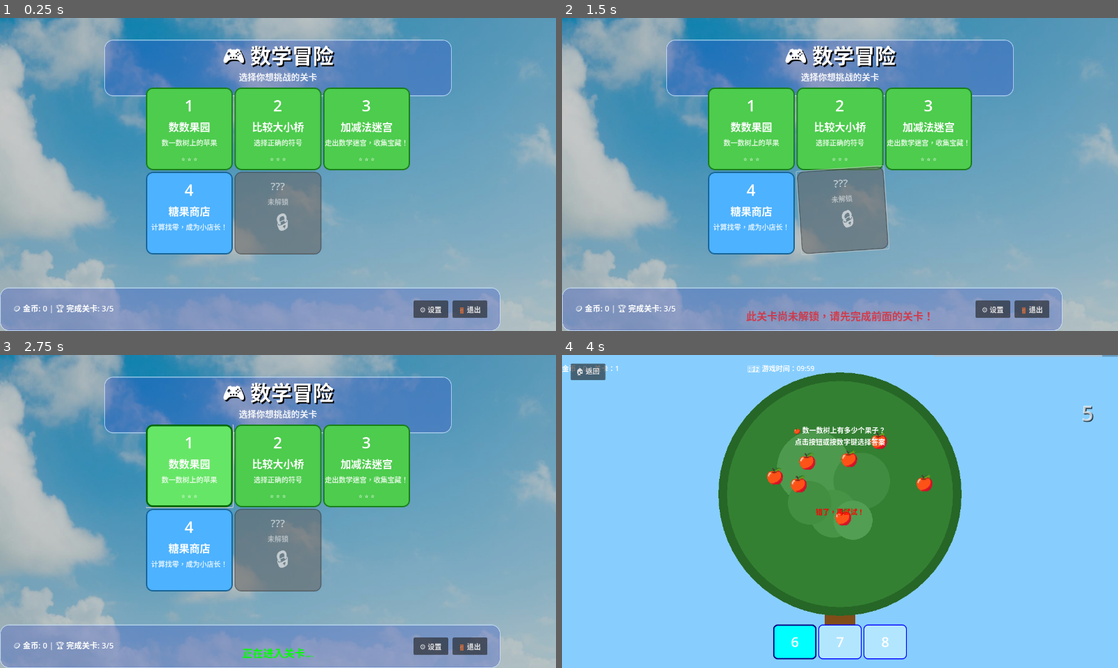
Above: before the commit, frames 1-4 (two rows, left to right).
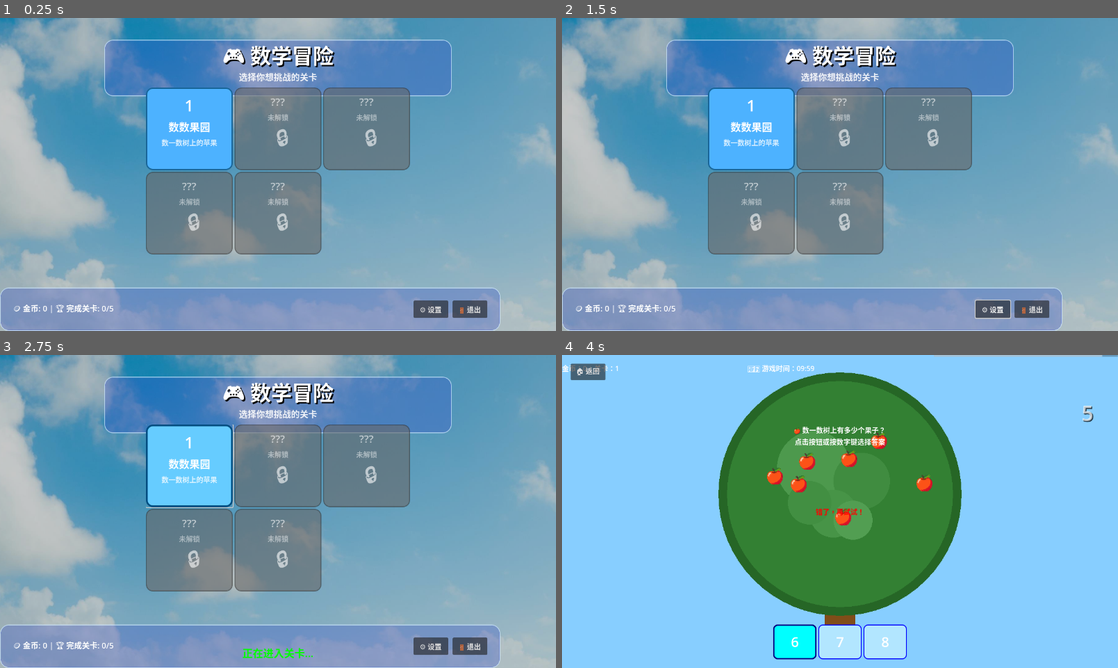
Above: after the commit, the same moments.

Repository: nimeia/MathAdventure
Game: Godot game, scene res://scenes/MainMenu.tscn
Same seed, same stepped clock (60 frames per second), same inputs: the game is played once before the commit and once after it.
Inputs (mouse positions are in pixels of both pictures, inside the frame that each line leads up to):
- Up to frame 1 (0.25 s): no input
- Up to frame 2 (1.5 s): click "⚙️ 设置" at 0.5 s; click (806, 187) at 1.25 s, where only the run after the commit has a clickable "取消"
- Up to frame 3 (2.75 s): click "🔒" at 2 s
- Up to frame 4 (4 s): click "🔒" at 2.75 s; click "6" at 3.5 s

The runs differ from the first frame. In frame 1, 16% of the frame differs, in the area x 18-74%, y 22-94%; in frame 2, 18%, in the area x 18-81%, y 22-97%; in frame 3, 16%; in frame 4, nothing differs.

Commit message:
Add settings option to reset game progress

Diff:
--- a/scenes/MainMenu.tscn
+++ b/scenes/MainMenu.tscn
@@ -24,6 +24,12 @@
 grow_vertical = 2
 script = ExtResource("1_1a2b3")
 
+[node name="SettingsDialog" type="ConfirmationDialog" parent="."]
+title = "游戏设置"
+dialog_text = "确定要清空游戏的记录数据吗？此操作无法撤销。"
+ok_button_text = "清空记录"
+cancel_button_text = "取消"
+
 [node name="Background" type="TextureRect" parent="."]
 layout_mode = 1
 anchors_preset = 15
--- a/scripts/MainMenuManager.gd
+++ b/scripts/MainMenuManager.gd
@@ -3,6 +3,9 @@
 
 # ========== 主菜单管理器 ==========
 # 负责关卡选择、解锁状态管理、健康时长检查
+
+# ========== 调试配置 ==========
+const DEBUG_AUTO_UNLOCK = false
 
 # ========== 关卡信息定义 ==========
 var level_definitions = [
@@ -51,6 +54,7 @@
 @onready var settings_button = $UI/BottomPanel/SettingsButton
 @onready var exit_button = $UI/BottomPanel/ExitButton
 @onready var feedback_label = $UI/FeedbackLabel
+@onready var settings_dialog = $SettingsDialog
 
 # ========== 状态变量 ==========
 var level_buttons = []
@@ -61,6 +65,7 @@
 	print("MainMenu: 主菜单初始化")
 	setup_ui()
 	setup_health_timer()
+	setup_settings_dialog()
 	load_player_progress()
 	create_level_buttons()
 	update_unlock_status()
@@ -150,31 +155,37 @@
 
 			print("MainMenu: 加载进度 - 金币: %d, 已完成关卡: %d" % [total_coins, completed_level])
 
-	# 临时解锁关卡用于测试
-	if not player_progress.has(1):
-		player_progress[1] = {
-			"completed": true,
-			"stars": 3
-		}
-		print("MainMenu: 临时标记第一关为已完成，解锁第二关")
-
-	# 临时解锁第三关用于测试（开发期间）
-	if not player_progress.has(2):
-		player_progress[2] = {
-			"completed": true,
-			"stars": 3
-		}
-		print("MainMenu: 临时标记第二关为已完成，解锁第三关")
-
-	# 临时解锁第四关用于测试（开发期间）
-	if not player_progress.has(3):
-		player_progress[3] = {
-			"completed": true,
-			"stars": 3
-		}
-		print("MainMenu: 临时标记第三关为已完成，解锁第四关")
+	if DEBUG_AUTO_UNLOCK:
+		# 临时解锁关卡用于测试
+		if not player_progress.has(1):
+			player_progress[1] = {
+				"completed": true,
+				"stars": 3
+			}
+			print("MainMenu: 临时标记第一关为已完成，解锁第二关")
+
+		# 临时解锁第三关用于测试（开发期间）
+		if not player_progress.has(2):
+			player_progress[2] = {
+				"completed": true,
+				"stars": 3
+			}
+			print("MainMenu: 临时标记第二关为已完成，解锁第三关")
+
+		# 临时解锁第四关用于测试（开发期间）
+		if not player_progress.has(3):
+			player_progress[3] = {
+				"completed": true,
+				"stars": 3
+			}
+			print("MainMenu: 临时标记第三关为已完成，解锁第四关")
 
 	update_stats_display()
+
+func setup_settings_dialog():
+	"""设置对话框事件"""
+	if settings_dialog:
+		settings_dialog.confirmed.connect(_on_settings_dialog_confirmed)
 
 func save_player_progress():
 	"""保存玩家进度"""
@@ -286,7 +297,23 @@
 func _on_settings_pressed():
 	"""设置按钮点击"""
 	print("MainMenu: 设置按钮点击")
-	show_feedback("设置功能开发中...", Color.BLUE)
+	if settings_dialog:
+		settings_dialog.popup_centered()
+
+func _on_settings_dialog_confirmed():
+	"""确认清空游戏记录"""
+	print("MainMenu: 确认清空游戏记录")
+	reset_progress_data()
+	if TimerManager:
+		TimerManager.clear_all_saved_data()
+	show_feedback("已清空游戏记录，从零开始冒险吧！", Color.GREEN)
+
+func reset_progress_data():
+	"""重置本地的关卡进度数据"""
+	player_progress.clear()
+	total_coins = 0
+	update_unlock_status()
+	update_stats_display()
 
 func _on_exit_pressed():
 	"""退出按钮点击"""
@@ -326,14 +353,11 @@
 
 func debug_reset_progress():
 	"""调试：重置游戏进度"""
-	player_progress.clear()
-	total_coins = 0
-	update_unlock_status()
-	update_stats_display()
+	reset_progress_data()
 
 	# 清除保存文件
 	if TimerManager:
-		TimerManager.update_game_progress(1, 0, 0)
+		TimerManager.clear_all_saved_data()
 
 	print("调试：已重置游戏进度")
 
--- a/scripts/TimerManager.gd
+++ b/scripts/TimerManager.gd
@@ -214,6 +214,26 @@
 	saved_coins = coins
 	saved_correct_answers = correct_answers
 	print("更新游戏进度: 关卡 %d, 金币 %d" % [level, coins])
+
+func clear_all_saved_data():
+	"""清空所有保存的游戏与计时数据"""
+	saved_level = 1
+	saved_coins = 0
+	saved_correct_answers = 0
+	game_time_remaining = GAME_TIME_LIMIT
+	rest_time_remaining = 0.0
+	current_state = GameState.PLAYING
+	is_timer_active = false
+
+	var save_paths = [SAVE_FILE_PATH, "user://timer_state.save"]
+	for path in save_paths:
+		if FileAccess.file_exists(path):
+			var error = DirAccess.remove_absolute(path)
+			if error != OK:
+				print("无法删除保存文件: %s" % path)
+
+	emit_signal("state_changed", current_state)
+	print("所有游戏记录已清除")
 
 # ========== 计时器状态持久化 ==========
 func save_timer_state():
